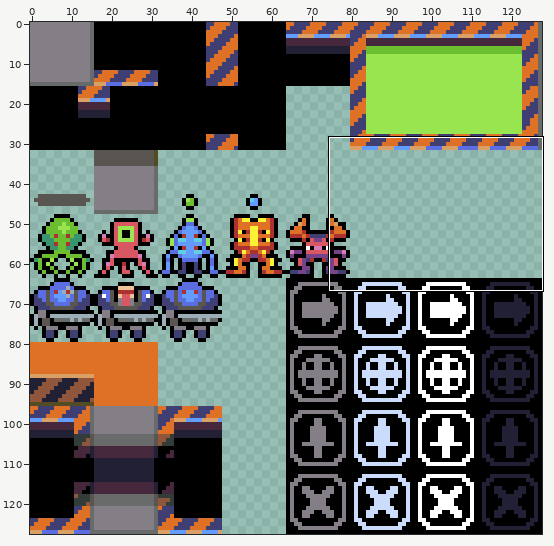
Two states of a sprite sheet, src/assets/sprites.png. The picture above shows the old version from afar; the outline marks the close-up.
Close-up. As it was:
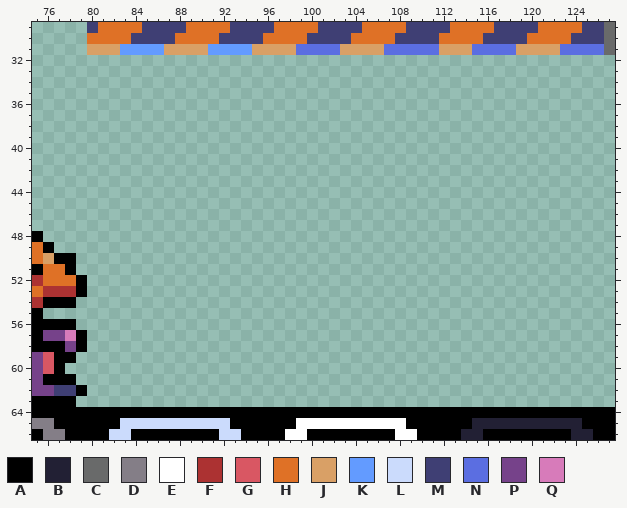
The file is 128x128 pixels. Shown: x 75..127, y 29..66.
Palette (. is transparent): A #000000  B #222034  C #696a6a  D #847e87  E #ffffff  F #ac3232  G #d95763  H #df7126  J #d9a066  K #639bff  L #cbdbfc  M #3f3f74  N #5b6ee1  P #76428a  Q #d77bba
Pixels before, first column x 75:
29 .....MHHHHMMMMHHHHMMMMHHHHMMMMHHHHMMMMHHHHMMMMHHHHMMC
30 .....HHHHMMMMHHHHMMMMHHHHMMMMHHHHMMMMHHHHMMMMHHHHMMMC
31 .....JJJKKKKJJJJKKKKJJJJNNNNJJJJNNNNNJJJNNNNJJJJNNNNC
32 .....................................................
33 .....................................................
34 .....................................................
35 .....................................................
36 .....................................................
37 .....................................................
38 .....................................................
39 .....................................................
40 .....................................................
41 .....................................................
42 .....................................................
43 .....................................................
44 .....................................................
45 .....................................................
46 .....................................................
47 .....................................................
48 A....................................................
49 HA...................................................
50 HJAA.................................................
51 AHHA.................................................
52 FHHHA................................................
53 HFFFA................................................
54 FAAA.................................................
55 A....................................................
56 AAAA.................................................
57 APPQA................................................
58 AAAPA................................................
59 PGAA.................................................
60 PGA..................................................
61 PAAA.................................................
62 PPMMA................................................
63 AAAA.................................................
64 AAAAAAAAAAAAAAAAAAAAAAAAAAAAAAAAAAAAAAAAAAAAAAAAAAAAA
65 DDAAAAAALLLLLLLLLLAAAAAAEEEEEEEEEEAAAAAABBBBBBBBBBAAA
66 ADDAAAALLAAAAAAAALLAAAAEEAAAAAAAAEEAAAABBAAAAAAAABBAA
After:
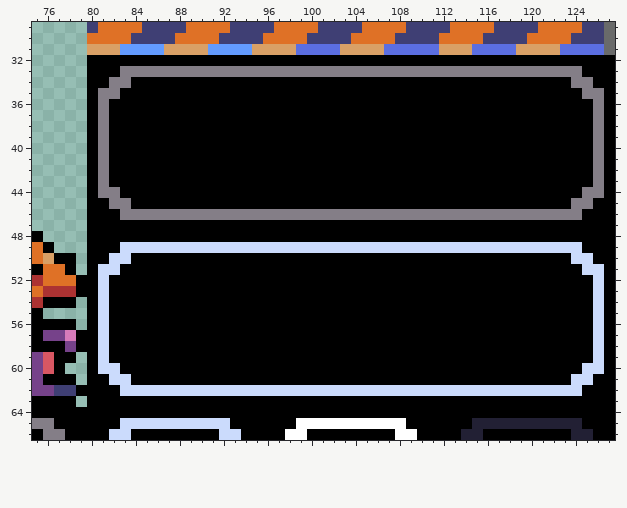
From old to new:
Changed rows in their new state; - is an unchanged pixel.
first column x 80:
32 AAAAAAAAAAAAAAAAAAAAAAAAAAAAAAAAAAAAAAAAAAAAAAAA
33 AAADDDDDDDDDDDDDDDDDDDDDDDDDDDDDDDDDDDDDDDDDDAAA
34 AADDAAAAAAAAAAAAAAAAAAAAAAAAAAAAAAAAAAAAAAAADDAA
35 ADDAAAAAAAAAAAAAAAAAAAAAAAAAAAAAAAAAAAAAAAAAADDA
36 ADAAAAAAAAAAAAAAAAAAAAAAAAAAAAAAAAAAAAAAAAAAAADA
37 ADAAAAAAAAAAAAAAAAAAAAAAAAAAAAAAAAAAAAAAAAAAAADA
38 ADAAAAAAAAAAAAAAAAAAAAAAAAAAAAAAAAAAAAAAAAAAAADA
39 ADAAAAAAAAAAAAAAAAAAAAAAAAAAAAAAAAAAAAAAAAAAAADA
40 ADAAAAAAAAAAAAAAAAAAAAAAAAAAAAAAAAAAAAAAAAAAAADA
41 ADAAAAAAAAAAAAAAAAAAAAAAAAAAAAAAAAAAAAAAAAAAAADA
42 ADAAAAAAAAAAAAAAAAAAAAAAAAAAAAAAAAAAAAAAAAAAAADA
43 ADAAAAAAAAAAAAAAAAAAAAAAAAAAAAAAAAAAAAAAAAAAAADA
44 ADDAAAAAAAAAAAAAAAAAAAAAAAAAAAAAAAAAAAAAAAAAADDA
45 AADDAAAAAAAAAAAAAAAAAAAAAAAAAAAAAAAAAAAAAAAADDAA
46 AAADDDDDDDDDDDDDDDDDDDDDDDDDDDDDDDDDDDDDDDDDDAAA
47 AAAAAAAAAAAAAAAAAAAAAAAAAAAAAAAAAAAAAAAAAAAAAAAA
48 AAAAAAAAAAAAAAAAAAAAAAAAAAAAAAAAAAAAAAAAAAAAAAAA
49 AAALLLLLLLLLLLLLLLLLLLLLLLLLLLLLLLLLLLLLLLLLLAAA
50 AALLAAAAAAAAAAAAAAAAAAAAAAAAAAAAAAAAAAAAAAAALLAA
51 ALLAAAAAAAAAAAAAAAAAAAAAAAAAAAAAAAAAAAAAAAAAALLA
52 ALAAAAAAAAAAAAAAAAAAAAAAAAAAAAAAAAAAAAAAAAAAAALA
53 ALAAAAAAAAAAAAAAAAAAAAAAAAAAAAAAAAAAAAAAAAAAAALA
54 ALAAAAAAAAAAAAAAAAAAAAAAAAAAAAAAAAAAAAAAAAAAAALA
55 ALAAAAAAAAAAAAAAAAAAAAAAAAAAAAAAAAAAAAAAAAAAAALA
56 ALAAAAAAAAAAAAAAAAAAAAAAAAAAAAAAAAAAAAAAAAAAAALA
57 ALAAAAAAAAAAAAAAAAAAAAAAAAAAAAAAAAAAAAAAAAAAAALA
58 ALAAAAAAAAAAAAAAAAAAAAAAAAAAAAAAAAAAAAAAAAAAAALA
59 ALAAAAAAAAAAAAAAAAAAAAAAAAAAAAAAAAAAAAAAAAAAAALA
60 ALLAAAAAAAAAAAAAAAAAAAAAAAAAAAAAAAAAAAAAAAAAALLA
61 AALLAAAAAAAAAAAAAAAAAAAAAAAAAAAAAAAAAAAAAAAALLAA
62 AAALLLLLLLLLLLLLLLLLLLLLLLLLLLLLLLLLLLLLLLLLLAAA
63 AAAAAAAAAAAAAAAAAAAAAAAAAAAAAAAAAAAAAAAAAAAAAAAA
Where, in picture pixels (left, top, right, bottom), the same in both close-ups:
added: (87, 55, 615, 407)
